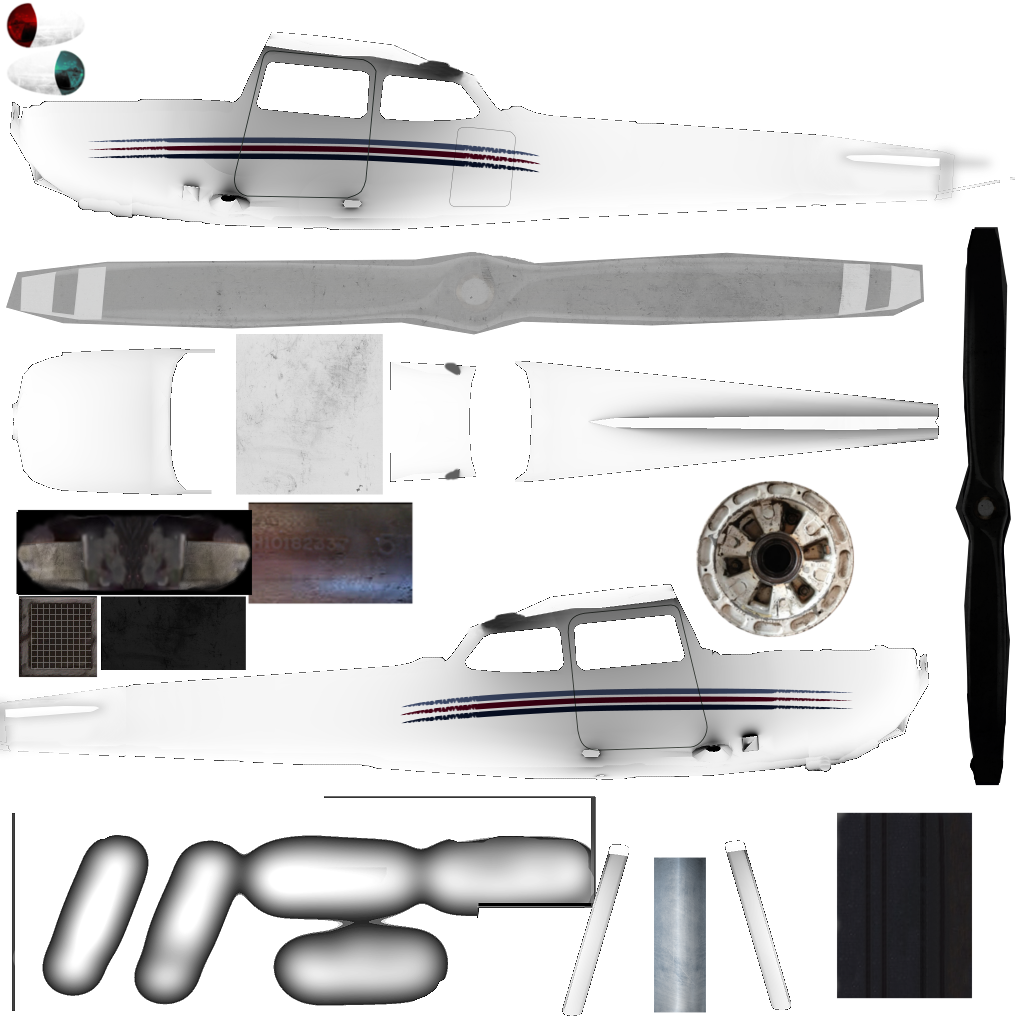
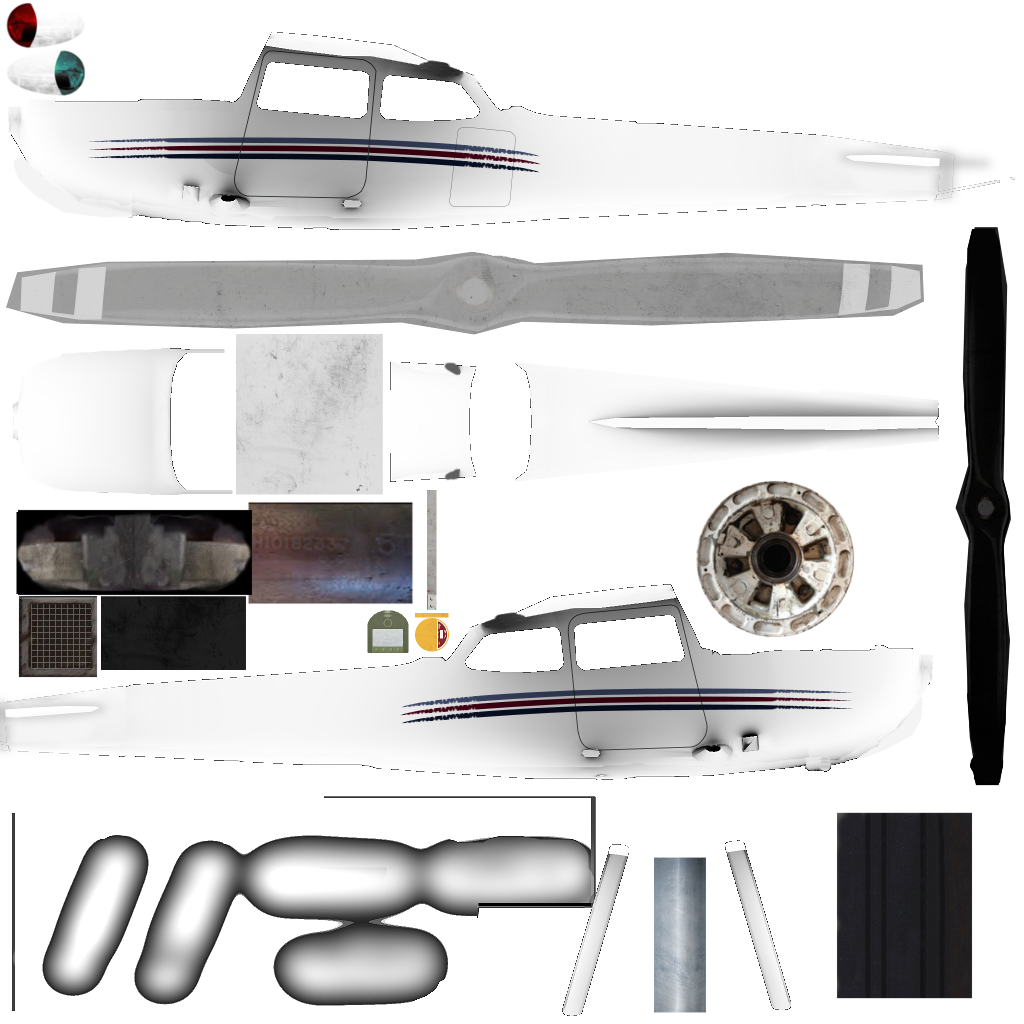
Layered file, before and after one edit (1024 x 1024). Changes by layer:
renamed "Clipboard #2" to "Clipboard #4", moved it above "Clipboard #3", painted on it over [8, 99, 939, 760]
showed "Clipboard", painted on it over [8, 99, 939, 760]
